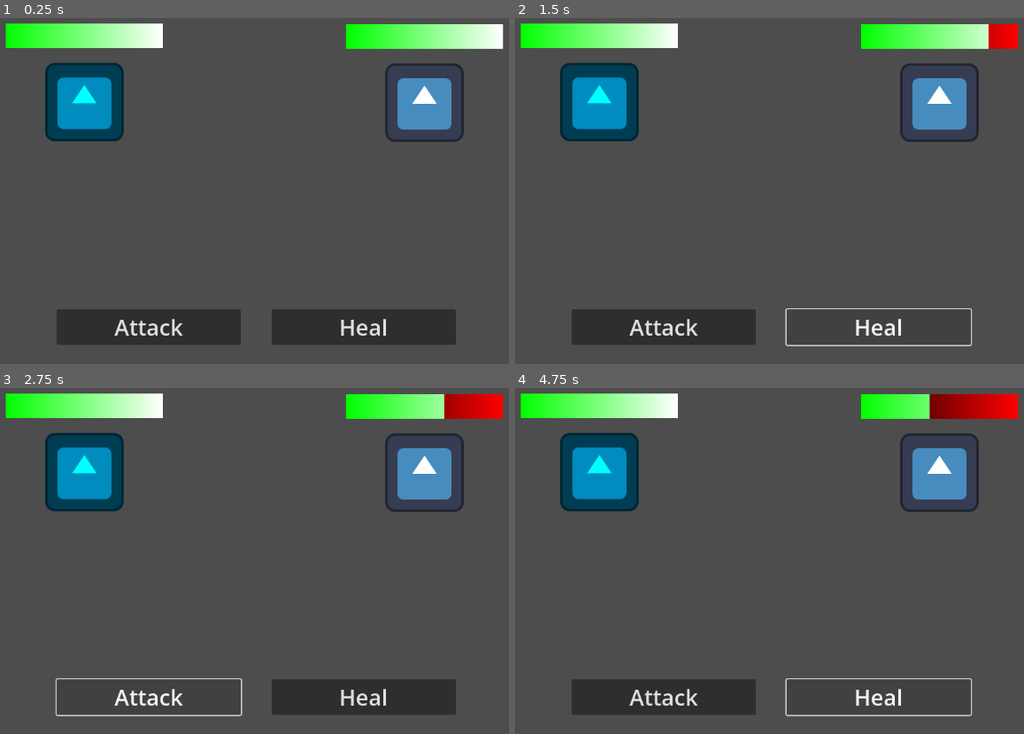
Above: before the commit, frames 1-4 (two rows, left to right).
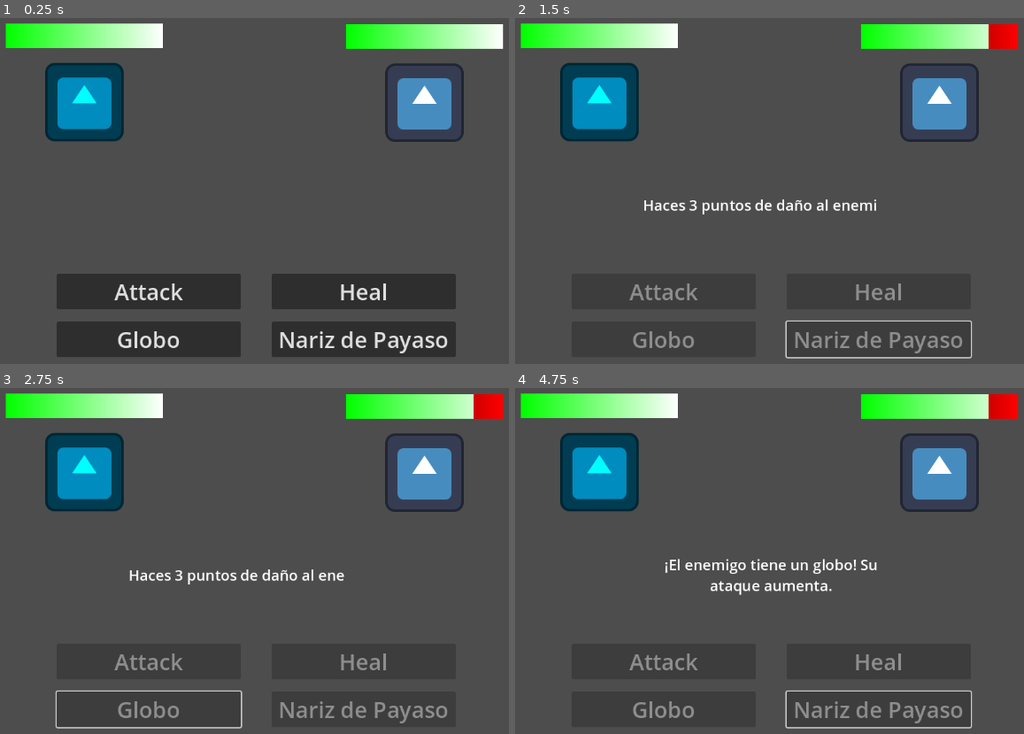
Above: after the commit, the same moments.

Repository: t0m45DEV/skidaddle-skidoodle
Game: Godot game, scene res://Scenes/combat.tscn
Same seed, same stepped clock (60 frames per second), same inputs: the game is played once before the commit and once after it. The engine's default icon, where the game draws it, is replaced by a stand-in: a white triangle on a blue panel in a dark square.
Inputs (mouse positions are in pixels of both pictures, inside the frame that each line leads up to):
- Up to frame 1 (0.25 s): no input
- Up to frame 2 (1.5 s): click "Attack" at 0.5 s; click (876, 325) at 1.25 s, where only the run before the commit has a clickable "Heal"
- Up to frame 3 (2.75 s): click (147, 695) at 2 s, where only the run before the commit has a clickable "Attack"
- Up to frame 4 (4.75 s): click (876, 695) at 2.75 s, where only the run before the commit has a clickable "Heal"; click (662, 695) at 3.5 s, where only the run before the commit has a clickable "Attack"; click (876, 695) at 4.25 s, where only the run before the commit has a clickable "Heal"

The runs differ from the first frame. In frame 1, 13% of the frame differs, in the area x 11-90%, y 73-98%; in frame 2, 4.2%; in frame 3, 4.7%; in frame 4, 5.3%.

Commit message:
Ataque y cura normales agregadas como objetos

Diff:
--- a/project/doodler/Enemies/skeleton.tres
+++ b/project/doodler/Enemies/skeleton.tres
@@ -1,11 +1,13 @@
-[gd_resource type="Resource" script_class="Enemy_Data" load_steps=4 format=3 uid="uid://crrs4sa4fwemf"]
+[gd_resource type="Resource" script_class="Enemy_Data" load_steps=6 format=3 uid="uid://crrs4sa4fwemf"]
 
 [ext_resource type="Script" uid="uid://1b3b510wll5g" path="res://Scenes/objects_data.gd" id="1_hjgok"]
 [ext_resource type="Script" uid="uid://b6si3q6ywg50d" path="res://Scenes/enemy_data.gd" id="1_qtnb1"]
 [ext_resource type="Resource" uid="uid://bqhvmd6c1ehr0" path="res://Objects/globo.tres" id="2_vo7mq"]
+[ext_resource type="Resource" uid="uid://liia7t6vqlwv" path="res://Objects/ataque_normal.tres" id="3_vo7mq"]
+[ext_resource type="Resource" uid="uid://c4ww61pdy11uh" path="res://Objects/nariz_payaso.tres" id="4_jwmnn"]
 
 [resource]
 script = ExtResource("1_qtnb1")
 max_HP = 16
 strength = 3
-abilities = Array[ExtResource("1_hjgok")]([ExtResource("2_vo7mq")])
+abilities = Array[ExtResource("1_hjgok")]([ExtResource("2_vo7mq"), ExtResource("3_vo7mq"), ExtResource("4_jwmnn")])
--- /dev/null
+++ b/project/doodler/Objects/ataque_normal.tres
@@ -0,0 +1,9 @@
+[gd_resource type="Resource" script_class="Object_Data" load_steps=2 format=3 uid="uid://liia7t6vqlwv"]
+
+[ext_resource type="Script" uid="uid://1b3b510wll5g" path="res://Scenes/objects_data.gd" id="1_18rjo"]
+
+[resource]
+script = ExtResource("1_18rjo")
+name = "Ataque"
+action = &"object_ataque_normal"
+metadata/_custom_type_script = "uid://1b3b510wll5g"
--- /dev/null
+++ b/project/doodler/Objects/cura_normal.tres
@@ -0,0 +1,9 @@
+[gd_resource type="Resource" script_class="Object_Data" load_steps=2 format=3 uid="uid://bo2sj8we75bym"]
+
+[ext_resource type="Script" uid="uid://1b3b510wll5g" path="res://Scenes/objects_data.gd" id="1_5siub"]
+
+[resource]
+script = ExtResource("1_5siub")
+name = "Cura"
+action = &"object_cura_normal"
+metadata/_custom_type_script = "uid://1b3b510wll5g"
--- a/project/doodler/Objects/globo.tres
+++ b/project/doodler/Objects/globo.tres
@@ -5,5 +5,6 @@
 [resource]
 script = ExtResource("1_5auof")
 name = "Globo"
+description = "El unico objeto punzante o contundente que pudiste encontrar. Tu ataque aumenta."
 action = &"object_globo"
 metadata/_custom_type_script = "uid://1b3b510wll5g"
--- a/project/doodler/Objects/nariz_payaso.tres
+++ b/project/doodler/Objects/nariz_payaso.tres
@@ -5,6 +5,7 @@
 [resource]
 script = ExtResource("1_bldyn")
 name = "Nariz de Payaso"
+description = "Te ves tan ridículo al usarlo que tu rival no puede hacer fuerza. Su ataque baja."
 type = 1
 action = &"object_nariz_payaso"
 metadata/_custom_type_script = "uid://1b3b510wll5g"
--- a/project/doodler/Scenes/combat.gd
+++ b/project/doodler/Scenes/combat.gd
@@ -3,10 +3,20 @@
 @onready var player : PlayerSprite2D = $PlayerSprite2D
 @onready var enemy : EnemySprite2D = $EnemySprite2D
 
-@onready var attack_button   : action_button = $Buttons2/MarginContainer/VBoxContainer/HBoxContainer/ButtonAttack
-@onready var heal_button     : action_button = $Buttons2/MarginContainer/VBoxContainer/HBoxContainer/ButtonHeal
-@onready var special1_button : action_button = $Buttons2/MarginContainer/VBoxContainer/HBoxContainer2/ButtonSpecial1
-@onready var special2_button : action_button = $Buttons2/MarginContainer/VBoxContainer/HBoxContainer2/ButtonSpecial2
+@onready var attack_button   : action_button = $UI/MarginContainer/VBoxContainer/HBoxContainer/ButtonAttack
+@onready var heal_button     : action_button = $UI/MarginContainer/VBoxContainer/HBoxContainer/ButtonHeal
+@onready var special1_button : action_button = $UI/MarginContainer/VBoxContainer/HBoxContainer2/ButtonSpecial1
+@onready var special2_button : action_button = $UI/MarginContainer/VBoxContainer/HBoxContainer2/ButtonSpecial2
+
+@onready var current_effect : RichTextLabel = $UI/CurrentEffectDescription
+@onready var animations : AnimationPlayer = $AnimationPlayer
+
+var is_player_turn : bool = true
+
+func show_effect(effect : String) -> void:
+	current_effect.clear()
+	current_effect.set_text(effect)
+	animations.play("effect")
 
 func _ready() -> void:
 	attack_button.update_state("Attack")
@@ -25,25 +35,34 @@
 		push_error("El jugador tiene mas de 2 objetos encima.")
 
 func _on_button_attack_pressed() -> void:
-	player.attack(enemy)
+	show_effect(Objects.object_ataque_normal(player, enemy))
 
 func _on_button_heal_pressed() -> void:
-	player.heal(player, 10)
+	show_effect(Objects.object_cura_normal(player, enemy))
 
 func _on_button_special1_pressed() -> void:
-
-	if player.abilities[0].type == Object_Data.action_type.SELF:
-		player.abilities[0].execute(player)
-	else:
-		player.abilities[0].execute(enemy)
-
+	show_effect(player.abilities[0].execute(player, enemy))
 	special1_button.visible = false
 
 func _on_button_special2_pressed() -> void:
+	show_effect(player.abilities[1].execute(player, enemy))
+	special2_button.visible = false
 
-	if player.abilities[1].type == Object_Data.action_type.SELF:
-		player.abilities[1].execute(player)
+func _on_animation_player_animation_started(_anim_name: StringName) -> void:
+	attack_button.disabled = true
+	heal_button.disabled = true
+	special1_button.disabled = true
+	special2_button.disabled = true
+
+func _on_animation_player_animation_finished(_anim_name: StringName) -> void:
+	current_effect.clear()
+
+	if is_player_turn:
+		show_effect(enemy.do_action(player))
 	else:
-		player.abilities[1].execute(enemy)
+		attack_button.disabled = false
+		heal_button.disabled = false
+		special1_button.disabled = false
+		special2_button.disabled = false
 
-	special2_button.visible = false
+	is_player_turn = not is_player_turn
--- a/project/doodler/Scenes/combat.tscn
+++ b/project/doodler/Scenes/combat.tscn
@@ -1,10 +1,50 @@
-[gd_scene load_steps=6 format=3 uid="uid://bejayr1spl6l6"]
+[gd_scene load_steps=12 format=3 uid="uid://bejayr1spl6l6"]
 
 [ext_resource type="Script" uid="uid://cvgvsgdjtrh2j" path="res://Scenes/combat.gd" id="1_ut0kg"]
 [ext_resource type="PackedScene" uid="uid://dujo0b6y7kel3" path="res://Scenes/player_sprite_2D.tscn" id="2_ut0kg"]
 [ext_resource type="PackedScene" uid="uid://bvra3ochdfu0w" path="res://Scenes/enemy_sprite_2D.tscn" id="2_yt1oa"]
 [ext_resource type="Theme" uid="uid://de5w4yfr8tf5e" path="res://Style.tres" id="3_ubpar"]
 [ext_resource type="PackedScene" uid="uid://b1gh8epl4r2x6" path="res://Scenes/action_button.tscn" id="3_ut0kg"]
+[ext_resource type="Script" uid="uid://1b3b510wll5g" path="res://Scenes/objects_data.gd" id="4_3w34b"]
+[ext_resource type="Resource" uid="uid://c4ww61pdy11uh" path="res://Objects/nariz_payaso.tres" id="5_avwh6"]
+[ext_resource type="Resource" uid="uid://bqhvmd6c1ehr0" path="res://Objects/globo.tres" id="6_avwh6"]
+
+[sub_resource type="Animation" id="Animation_yt1oa"]
+length = 0.001
+tracks/0/type = "value"
+tracks/0/imported = false
+tracks/0/enabled = true
+tracks/0/path = NodePath("UI/CurrentEffectDescription:visible_ratio")
+tracks/0/interp = 1
+tracks/0/loop_wrap = true
+tracks/0/keys = {
+"times": PackedFloat32Array(0),
+"transitions": PackedFloat32Array(1),
+"update": 0,
+"values": [0.0]
+}
+
+[sub_resource type="Animation" id="Animation_ut0kg"]
+resource_name = "effect"
+length = 3.0
+tracks/0/type = "value"
+tracks/0/imported = false
+tracks/0/enabled = true
+tracks/0/path = NodePath("UI/CurrentEffectDescription:visible_ratio")
+tracks/0/interp = 1
+tracks/0/loop_wrap = true
+tracks/0/keys = {
+"times": PackedFloat32Array(0, 1, 2.0333333, 3),
+"transitions": PackedFloat32Array(1, 1, 1, 1),
+"update": 0,
+"values": [0.0, 1.0, 1.0, 0.0]
+}
+
+[sub_resource type="AnimationLibrary" id="AnimationLibrary_yt1oa"]
+_data = {
+&"RESET": SubResource("Animation_yt1oa"),
+&"effect": SubResource("Animation_ut0kg")
+}
 
 [node name="Combat" type="Node2D"]
 script = ExtResource("1_ut0kg")
@@ -14,15 +54,16 @@
 
 [node name="PlayerSprite2D" parent="." instance=ExtResource("2_ut0kg")]
 position = Vector2(296, 192)
+abilities = Array[ExtResource("4_3w34b")]([ExtResource("6_avwh6"), ExtResource("5_avwh6")])
 
-[node name="Buttons2" type="Control" parent="."]
+[node name="UI" type="Control" parent="."]
 custom_minimum_size = Vector2(1152, 648)
 layout_mode = 3
 anchors_preset = 0
 offset_right = 1152.0
 offset_bottom = 648.0
 
-[node name="MarginContainer" type="MarginContainer" parent="Buttons2"]
+[node name="MarginContainer" type="MarginContainer" parent="UI"]
 layout_mode = 1
 anchors_preset = 7
 anchor_left = 0.5
@@ -36,35 +77,62 @@
 grow_vertical = 0
 theme = ExtResource("3_ubpar")
 
-[node name="VBoxContainer" type="VBoxContainer" parent="Buttons2/MarginContainer"]
+[node name="VBoxContainer" type="VBoxContainer" parent="UI/MarginContainer"]
 layout_mode = 2
 theme = ExtResource("3_ubpar")
 
-[node name="HBoxContainer" type="HBoxContainer" parent="Buttons2/MarginContainer/VBoxContainer"]
+[node name="HBoxContainer" type="HBoxContainer" parent="UI/MarginContainer/VBoxContainer"]
 layout_mode = 2
 theme = ExtResource("3_ubpar")
 
-[node name="ButtonAttack" parent="Buttons2/MarginContainer/VBoxContainer/HBoxContainer" instance=ExtResource("3_ut0kg")]
+[node name="ButtonAttack" parent="UI/MarginContainer/VBoxContainer/HBoxContainer" instance=ExtResource("3_ut0kg")]
 layout_mode = 2
 theme = ExtResource("3_ubpar")
 
-[node name="ButtonHeal" parent="Buttons2/MarginContainer/VBoxContainer/HBoxContainer" instance=ExtResource("3_ut0kg")]
+[node name="ButtonHeal" parent="UI/MarginContainer/VBoxContainer/HBoxContainer" instance=ExtResource("3_ut0kg")]
 layout_mode = 2
 theme = ExtResource("3_ubpar")
 
-[node name="HBoxContainer2" type="HBoxContainer" parent="Buttons2/MarginContainer/VBoxContainer"]
+[node name="HBoxContainer2" type="HBoxContainer" parent="UI/MarginContainer/VBoxContainer"]
 layout_mode = 2
 theme = ExtResource("3_ubpar")
 
-[node name="ButtonSpecial1" parent="Buttons2/MarginContainer/VBoxContainer/HBoxContainer2" instance=ExtResource("3_ut0kg")]
+[node name="ButtonSpecial1" parent="UI/MarginContainer/VBoxContainer/HBoxContainer2" instance=ExtResource("3_ut0kg")]
 layout_mode = 2
 theme = ExtResource("3_ubpar")
 
-[node name="ButtonSpecial2" parent="Buttons2/MarginContainer/VBoxContainer/HBoxContainer2" instance=ExtResource("3_ut0kg")]
+[node name="ButtonSpecial2" parent="UI/MarginContainer/VBoxContainer/HBoxContainer2" instance=ExtResource("3_ut0kg")]
 layout_mode = 2
 theme = ExtResource("3_ubpar")
 
-[connection signal="pressed" from="Buttons2/MarginContainer/VBoxContainer/HBoxContainer/ButtonAttack" to="." method="_on_button_attack_pressed"]
-[connection signal="pressed" from="Buttons2/MarginContainer/VBoxContainer/HBoxContainer/ButtonHeal" to="." method="_on_button_heal_pressed"]
-[connection signal="pressed" from="Buttons2/MarginContainer/VBoxContainer/HBoxContainer2/ButtonSpecial1" to="." method="_on_button_special1_pressed"]
-[connection signal="pressed" from="Buttons2/MarginContainer/VBoxContainer/HBoxContainer2/ButtonSpecial2" to="." method="_on_button_special2_pressed"]
+[node name="CurrentEffectDescription" type="RichTextLabel" parent="UI"]
+layout_mode = 1
+anchors_preset = -1
+anchor_left = 0.312
+anchor_top = 0.44400004
+anchor_right = 0.68700004
+anchor_bottom = 0.66700006
+offset_left = 0.57598877
+offset_top = 0.28796387
+offset_right = 0.57592773
+offset_bottom = -0.21603394
+grow_horizontal = 2
+grow_vertical = 2
+theme = ExtResource("3_ubpar")
+fit_content = true
+horizontal_alignment = 1
+vertical_alignment = 1
+visible_characters = 0
+visible_ratio = 0.0
+
+[node name="AnimationPlayer" type="AnimationPlayer" parent="."]
+libraries = {
+&"": SubResource("AnimationLibrary_yt1oa")
+}
+
+[connection signal="pressed" from="UI/MarginContainer/VBoxContainer/HBoxContainer/ButtonAttack" to="." method="_on_button_attack_pressed"]
+[connection signal="pressed" from="UI/MarginContainer/VBoxContainer/HBoxContainer/ButtonHeal" to="." method="_on_button_heal_pressed"]
+[connection signal="pressed" from="UI/MarginContainer/VBoxContainer/HBoxContainer2/ButtonSpecial1" to="." method="_on_button_special1_pressed"]
+[connection signal="pressed" from="UI/MarginContainer/VBoxContainer/HBoxContainer2/ButtonSpecial2" to="." method="_on_button_special2_pressed"]
+[connection signal="animation_finished" from="AnimationPlayer" to="." method="_on_animation_player_animation_finished"]
+[connection signal="animation_started" from="AnimationPlayer" to="." method="_on_animation_player_animation_started"]
--- a/project/doodler/Scenes/enemy_sprite_2D.gd
+++ b/project/doodler/Scenes/enemy_sprite_2D.gd
@@ -23,3 +23,7 @@
 
 	# Vuelvo a llamar al constructor de FighterSprite2D
 	super._ready()
+
+# TODO: Mejor IA de malito
+func do_action(player : PlayerSprite2D) -> String:
+	return self.abilities.pick_random().execute(self, player)
--- a/project/doodler/Scenes/fighter_sprite_2D.gd
+++ b/project/doodler/Scenes/fighter_sprite_2D.gd
@@ -4,6 +4,7 @@
 @export var maxHP : int = 16
 @export var HP : int
 @export var strength : int = 3
+@export var heal_ammount : int = 10
 
 @export var abilities : Array[Object_Data] = []
 
@@ -22,8 +23,8 @@
 func attack(target : FighterSprite2D) -> void:
 	target.damage(strength)
 
-func heal(target : FighterSprite2D, heal_amt) -> void:
-	target.damage(-heal_amt)
+func heal() -> void:
+	self.damage(-heal_ammount)
 
 func update_HP_bar() -> void:
 	HP_bar.value = HP
--- a/project/doodler/Scenes/objects.gd
+++ b/project/doodler/Scenes/objects.gd
@@ -1,7 +1,37 @@
 extends Node
 
-func object_nariz_payaso(target : FighterSprite2D) -> void:
-	target.strength -= 1
+func object_ataque_normal(_source : FighterSprite2D, _target : FighterSprite2D) -> String:
+	_source.attack(_target)
 
-func object_globo(target : FighterSprite2D) -> void:
-	target.strength += 1
+	# Si la accion fue ejecutada por el jugador.
+	if _source is PlayerSprite2D:
+		return "Haces " + str(_source.strength) + " puntos de daño al enemigo."
+	else:
+		return "El enemigo te hace " + str(_source.strength) + " puntos de daño."
+
+func object_cura_normal(_source : FighterSprite2D, _target : FighterSprite2D) -> String:
+	_source.heal()
+
+	# Si la accion fue ejecutada por el jugador.
+	if _source is PlayerSprite2D:
+		return "Recuperas " + str(_source.heal_ammount) + " puntos de vida."
+	else:
+		return "El enemigo recupera " + str(_source.heal_ammount) + " puntos de vida."
+
+func object_nariz_payaso(_source : FighterSprite2D, _target : FighterSprite2D) -> String:
+	_target.strength -= 1
+
+	# Si la accion fue ejecutada por el jugador.
+	if _source is PlayerSprite2D:
+		return "Te ves tan ridiculo al usarlo que tu rival no puede hacer fuerza. Su ataque baja."
+	else:
+		return "El enemigo se coloca una nariz de payaso que te distrae. Tu ataque baja."
+
+func object_globo(_source : FighterSprite2D, _target : FighterSprite2D) -> String:
+	_source.strength += 1
+
+	# Si la accion fue ejecutada por el jugador.
+	if _source is PlayerSprite2D:
+		return "El unico objeto contundente o punzante que lograste encontrar. Tu ataque aumenta."
+	else:
+		return "¡El enemigo tiene un globo! Su ataque aumenta."
--- a/project/doodler/Scenes/objects_data.gd
+++ b/project/doodler/Scenes/objects_data.gd
@@ -1,26 +1,20 @@
 class_name Object_Data
 extends Resource
 
-enum action_type {
-	SELF,
-	TARGET
-}
-
 @export var name : String
-@export var type : action_type
 @export var action : StringName
 
 var used : bool
 
-func _init(_name : String = "Object Name", _type : action_type = action_type.SELF, _action : StringName = &"", _used : bool = false) -> void:
+func _init(_name : String = "Object Name", _action : StringName = &"", _used : bool = false) -> void:
 	self.name = _name
-	self.type = _type
 	self.action = _action
 	self.used = _used
 
-func execute(target : FighterSprite2D) -> void:
-	if Objects.has_method(self.action):
-		Callable(Objects, self.action).call(target)
-		self.used = true
-	else:
+func execute(source :FighterSprite2D, target : FighterSprite2D) -> String:
+	if not Objects.has_method(self.action):
 		push_error("La acción '" + self.action + "' no fue encontrada por el objeto '" + self.name + "'.")
+		return ""
+
+	self.used = true
+	return Callable(Objects, self.action).call(source, target)
--- a/project/doodler/Style.tres
+++ b/project/doodler/Style.tres
@@ -7,4 +7,5 @@
 MarginContainer/constants/margin_left = 20
 MarginContainer/constants/margin_right = 20
 MarginContainer/constants/margin_top = 20
+RichTextLabel/font_sizes/normal_font_size = 24
 VBoxContainer/constants/separation = 20
